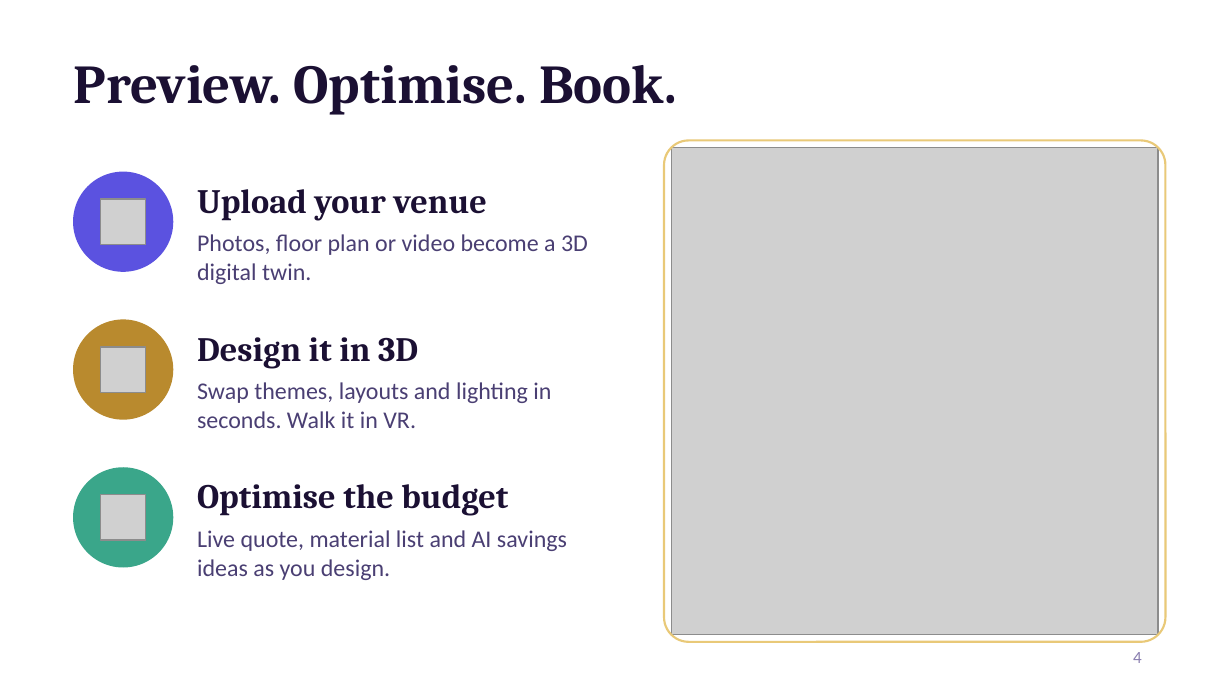
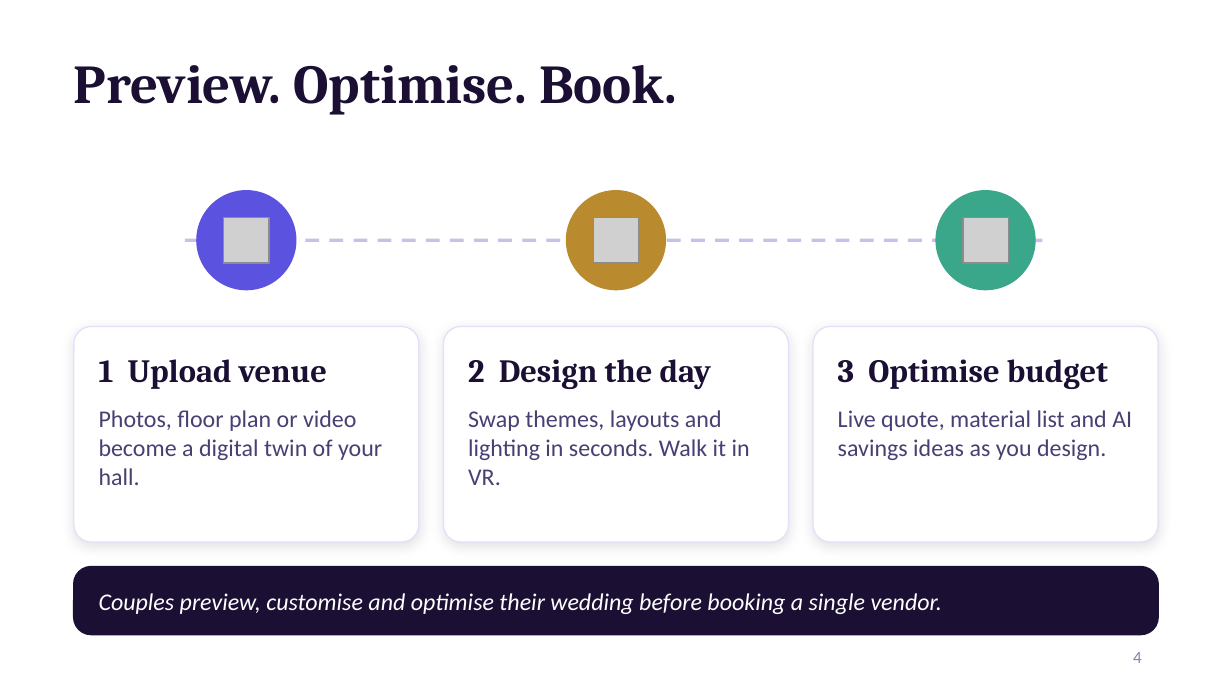
Before and after one commit to vaibhavdave/weddingplanner, a slide deck: slide 4 of pitch/WedVerse_AI_Shark_Tank_Pitch.pptx. Drawn at 1232x693 pixels with LibreOffice and Linux fonts; fonts in the diff are those of the drawing; grey boxes stand for pictures; background and template pictures are left out. Boxes give left, top, right and bottom in pixels: in the first picture for what was removed or moved away, otherwise in the second. Text is boxed around its words. In the diff, an @@ line names an element or a change of style, - is before the commit and + after.

```diff
--- a/pitch/WedVerse_AI_Shark_Tank_Pitch.pptx
+++ b/pitch/WedVerse_AI_Shark_Tank_Pitch.pptx
@@ picture removed at bbox=[671, 148, 1158, 634] @@
@@ ellipse: place and size @@
-ellipse at bbox=[74, 172, 172, 271]
+ellipse at bbox=[197, 191, 296, 290]
@@ ellipse: place and size @@
-ellipse at bbox=[74, 320, 172, 419]
+ellipse at bbox=[567, 191, 665, 290]
@@ ellipse: place and size @@
-ellipse at bbox=[74, 468, 172, 567]
+ellipse at bbox=[936, 191, 1035, 290]
@@ picture: place and size @@
-picture at bbox=[101, 200, 147, 245]
+picture at bbox=[224, 218, 270, 264]
@@ picture: place and size @@
-picture at bbox=[101, 347, 147, 393]
+picture at bbox=[594, 218, 639, 264]
@@ picture: place and size @@
-picture at bbox=[101, 495, 147, 541]
+picture at bbox=[963, 218, 1009, 264]
@@ line added from (185, 240) to (1047, 240), #C9BFEA 2 pt dashed @@
@@ rounded rectangle added at bbox=[74, 326, 419, 542], fill #FFFFFF, outline #E6DEFA 0.75 pt @@
@@ rounded rectangle added at bbox=[444, 326, 788, 542], fill #FFFFFF, outline #E6DEFA 0.75 pt @@
@@ rounded rectangle: place and size @@
-rounded rectangle at bbox=[664, 140, 1165, 642]
+rounded rectangle at bbox=[813, 326, 1158, 542]
@@ rounded rectangle at bbox=[813, 326, 1158, 542]: fill none to #FFFFFF; outline #E9C978 1.25 pt to #E6DEFA 0.75 pt; shadow on; proportions changed @@
@@ text at bbox=[99, 359, 328, 389]: text changed; size 20 to 19 pt @@
-Upload your venue
+1 Upload venue
@@ text removed at bbox=[197, 337, 418, 369] @@
-Design it in 3D
@@ text added at bbox=[468, 359, 711, 389], 19 pt, text #1B1033, bold @@
+2 Design the day
@@ text at bbox=[838, 359, 1108, 389]: text changed; size 20 to 19 pt @@
-Optimise the budget
+3 Optimise budget
@@ text at bbox=[99, 410, 382, 485]: text changed @@
-Photos, floor plan or video become a 3D digital twin.
+Photos, floor plan or video become a digital twin of your hall.
@@ text "Swap themes, layouts and lighting ..." rewrapped from bbox=[197, 382, 551, 428] to bbox=[468, 410, 750, 485] @@
@@ text "Live quote, material list and ..." rewrapped from bbox=[197, 530, 567, 580] to bbox=[838, 410, 1132, 460] @@
@@ rounded rectangle added at bbox=[74, 567, 1158, 634], fill #1B1033, outline #1B1033 1 pt @@
@@ text added at bbox=[99, 593, 942, 614], 14 pt, text #FFFFFF, italic @@
+Couples preview, customise and optimise their wedding before booking a single vendor.
```
Also in this commit, not shown: 3 other slides changed, 1 slide added, 1 slide removed, 22 other files.
